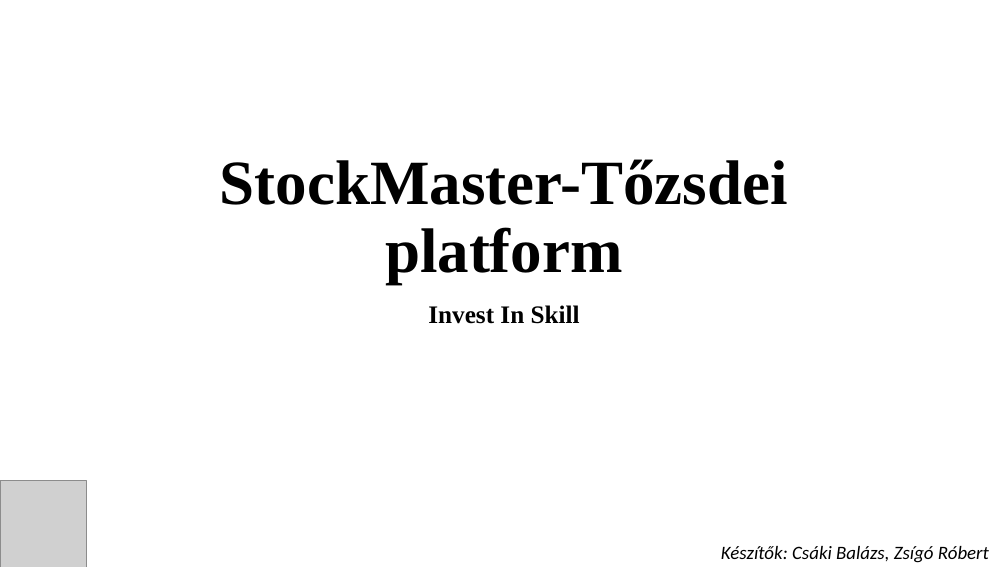
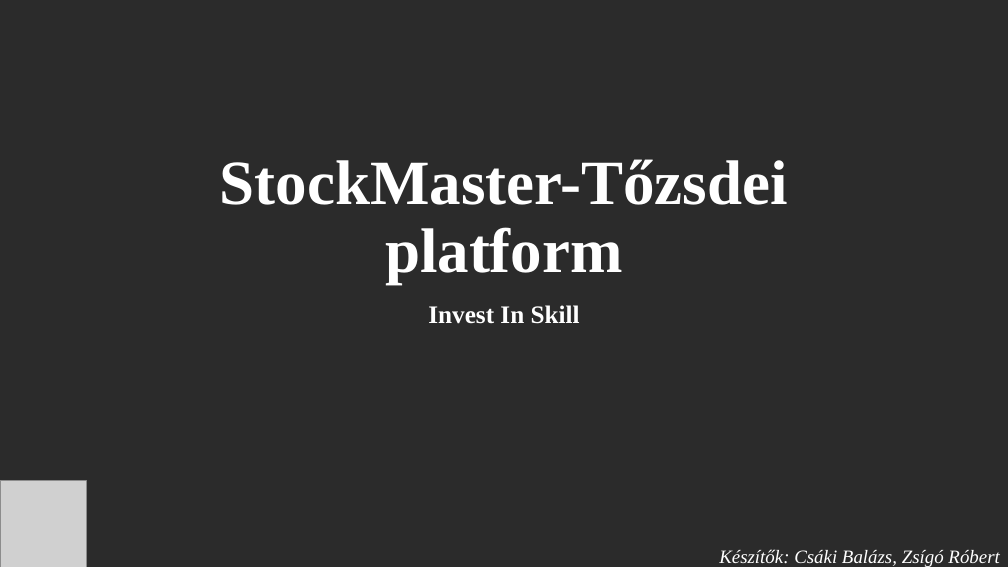
Before and after one commit to ZsigoRobert0/13_S2_3_vizsgaremek, a slide deck: slide 1 of Dokumentáció/StockMaster_Prezentacio.pptx. Drawn at 1008x567 pixels with LibreOffice and Linux fonts; fonts in the diff are those of the drawing; grey boxes stand for pictures; background and template pictures are left out; a plain dark background stands for a picture behind light text. Boxes give left, top, right and bottom in pixels: in the first picture for what was removed or moved away, otherwise in the second. Text is boxed around its words. In the diff, an @@ line names an element or a change of style, - is before the commit and + after.

```diff
--- a/Dokumentáció/StockMaster_Prezentacio.pptx
+++ b/Dokumentáció/StockMaster_Prezentacio.pptx
@@ background #FFFFFF to picture (left out) @@
@@ title "StockMaster-Tőzsdei platform" at box(220, 159, 788, 285): text colour #000000 to #FFFFFF @@
@@ subtitle "Invest In Skill" at box(428, 305, 580, 324): text colour #000000 to #FFFFFF @@
@@ text "Készítők: Csáki Balázs, Zsígó Róbert" at box(719, 549, 999, 567): font Calibri to Times New Roman, text colour #000000 to #FFFFFF @@
```
Also in this commit, not shown: 10 other slides changed, 2 slides added, 2 slides removed.
